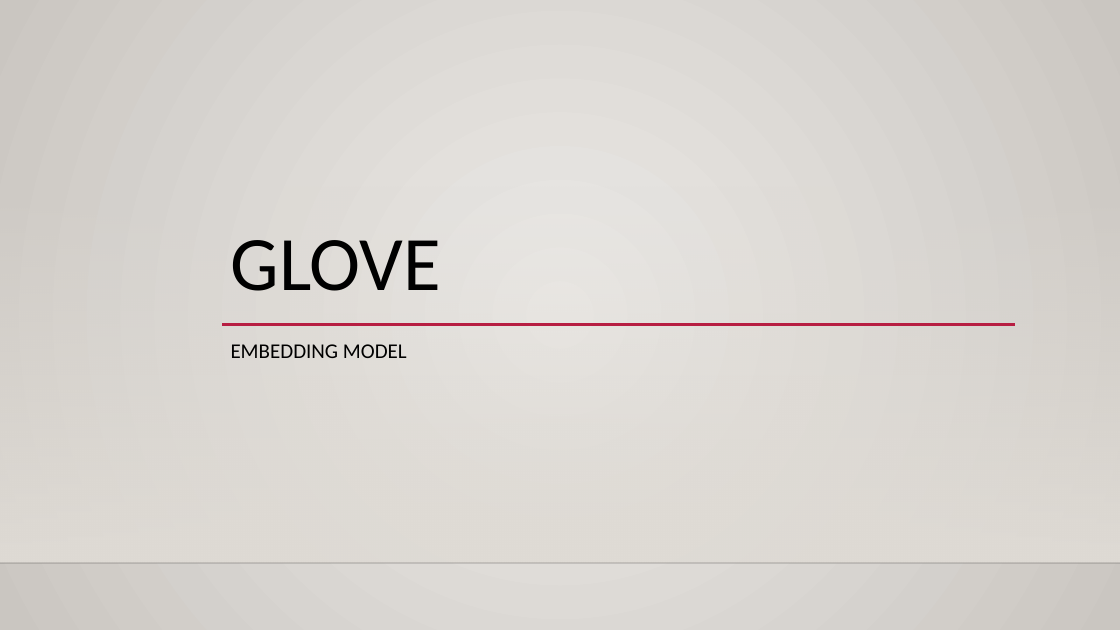
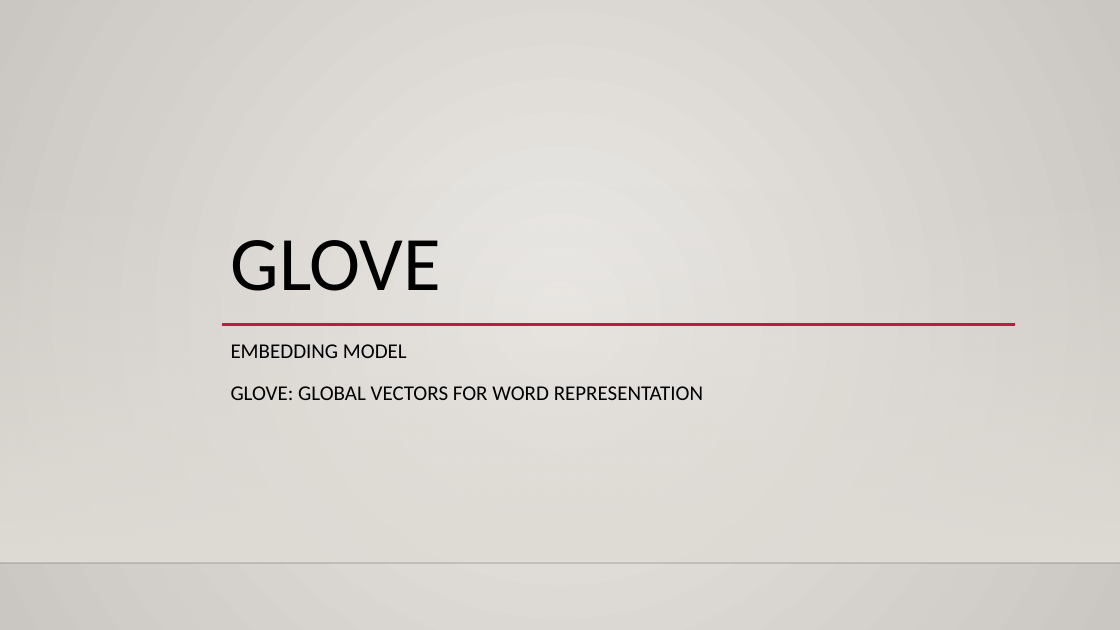
Before and after one commit to team-fairy/JunCheol, a slide deck: slide 1 of Presentation_resource/GLove.pptx. Drawn at 1120x630 pixels with LibreOffice and Linux fonts; fonts in the diff are those of the drawing; background and template pictures are left out. Boxes give left, top, right and bottom in pixels: in the first picture for what was removed or moved away, otherwise in the second. Text is boxed around its words. In the diff, an @@ line names an element or a change of style, - is before the commit and + after.

```diff
--- a/Presentation_resource/GLove.pptx
+++ b/Presentation_resource/GLove.pptx
@@ subtitle at (x1=231, y1=386, x2=703, y2=400): paragraph added @@
+GLOVE: GLOBAL VECTORS FOR WORD REPRESENTATION
```
Also in this commit, not shown: 3 other slides changed.
